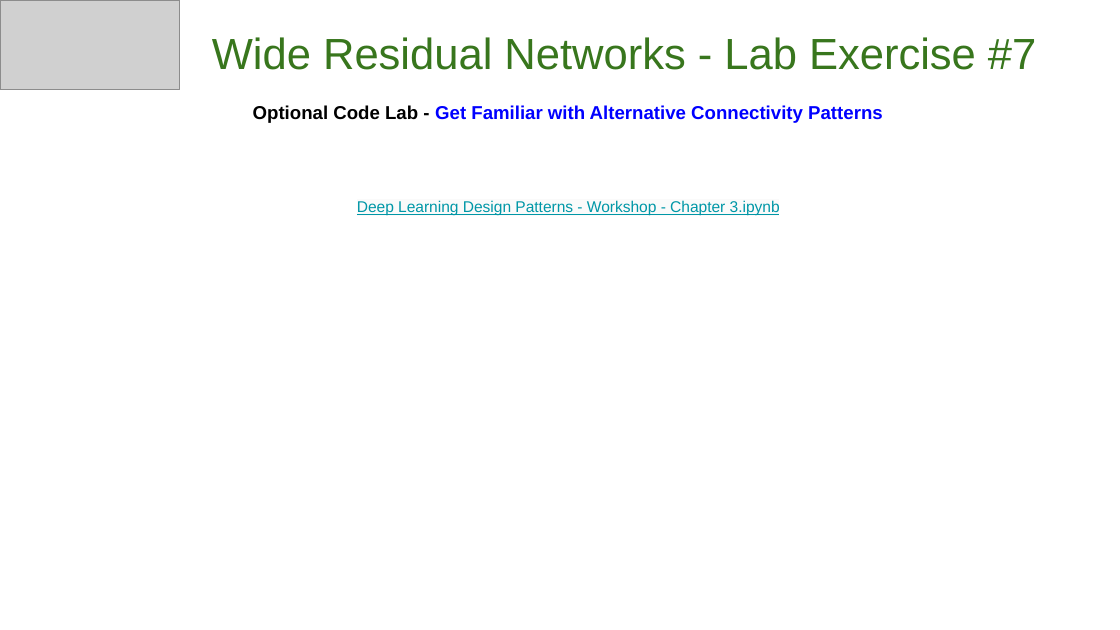
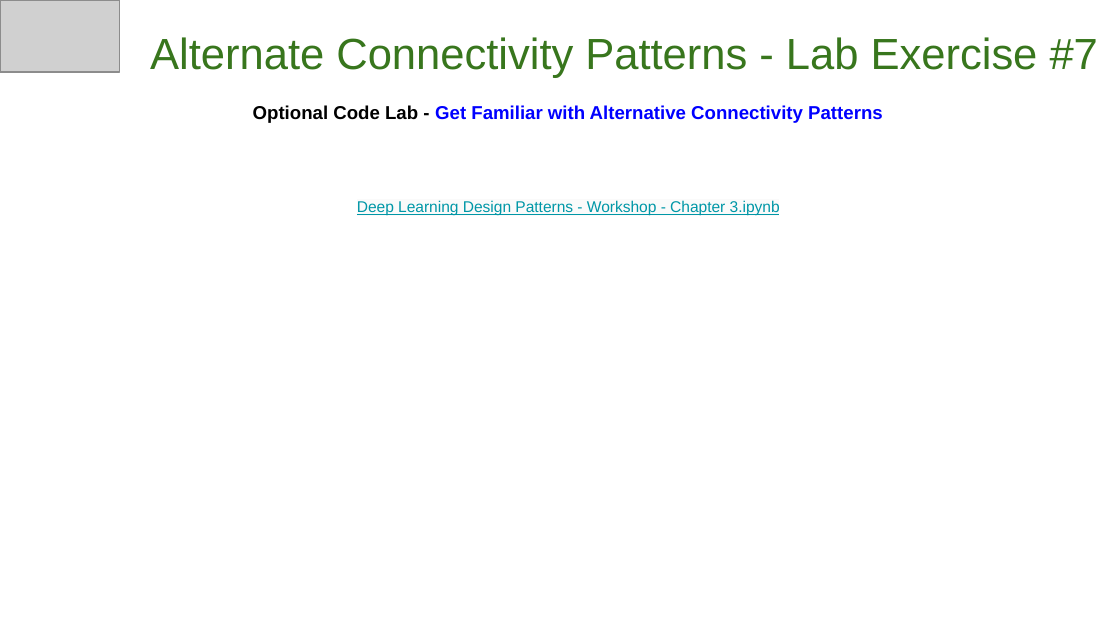
Before and after one commit to GoogleCloudPlatform/keras-idiomatic-programmer, a slide deck: slide 33 of books/deep-learning-design-patterns/Workshops/Junior/Deep Learning Design Patterns - Workshop - Chapter 3.pptx. Drawn at 1120x630 pixels with LibreOffice and Linux fonts; fonts in the diff are those of the drawing; grey boxes stand for pictures. Boxes give left, top, right and bottom in pixels: in the first picture for what was removed or moved away, otherwise in the second. Text is boxed around its words. In the diff, an @@ line names an element or a change of style, - is before the commit and + after.

Commit message:
correction to presentation

```diff
--- a/books/deep-learning-design-patterns/Workshops/Junior/Deep Learning Design Patterns - Workshop - Chapter 3.pptx
+++ b/books/deep-learning-design-patterns/Workshops/Junior/Deep Learning Design Patterns - Workshop - Chapter 3.pptx
@@ picture: place and size @@
-picture at (0,0,179,90)
+picture at (0,0,120,72)
@@ subtitle at (150,37,1098,78): text changed @@
-Wide Residual Networks - Lab Exercise #7
+Alternate Connectivity Patterns - Lab Exercise #7
```
